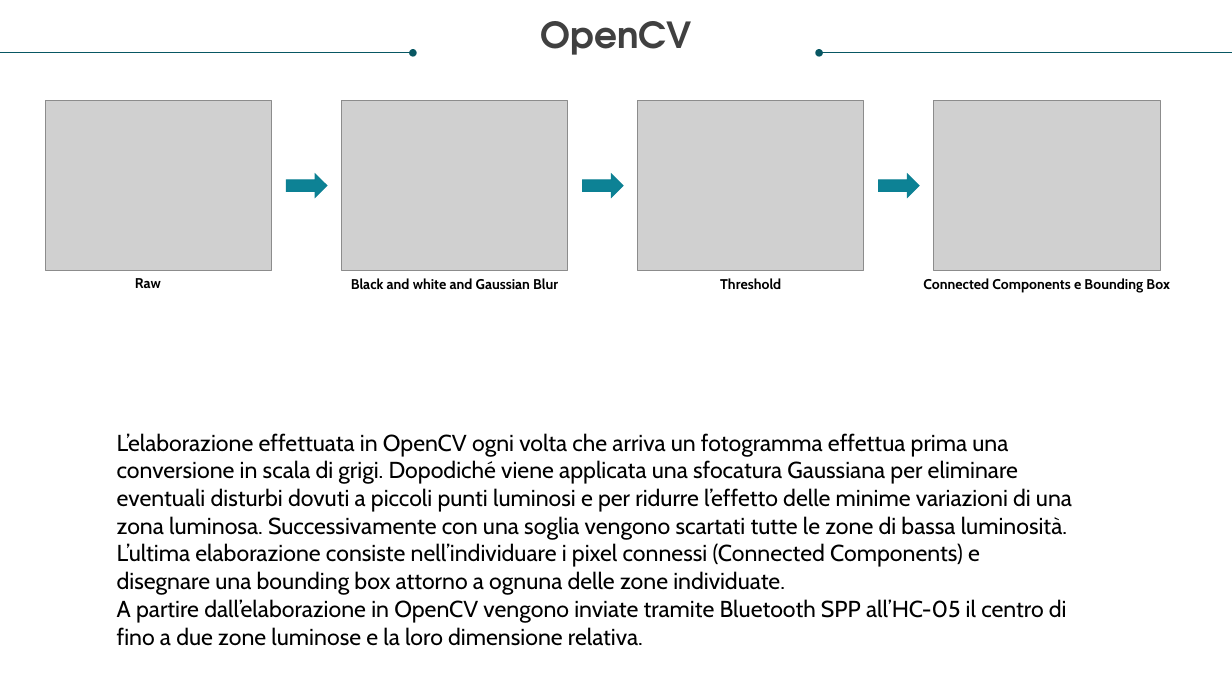
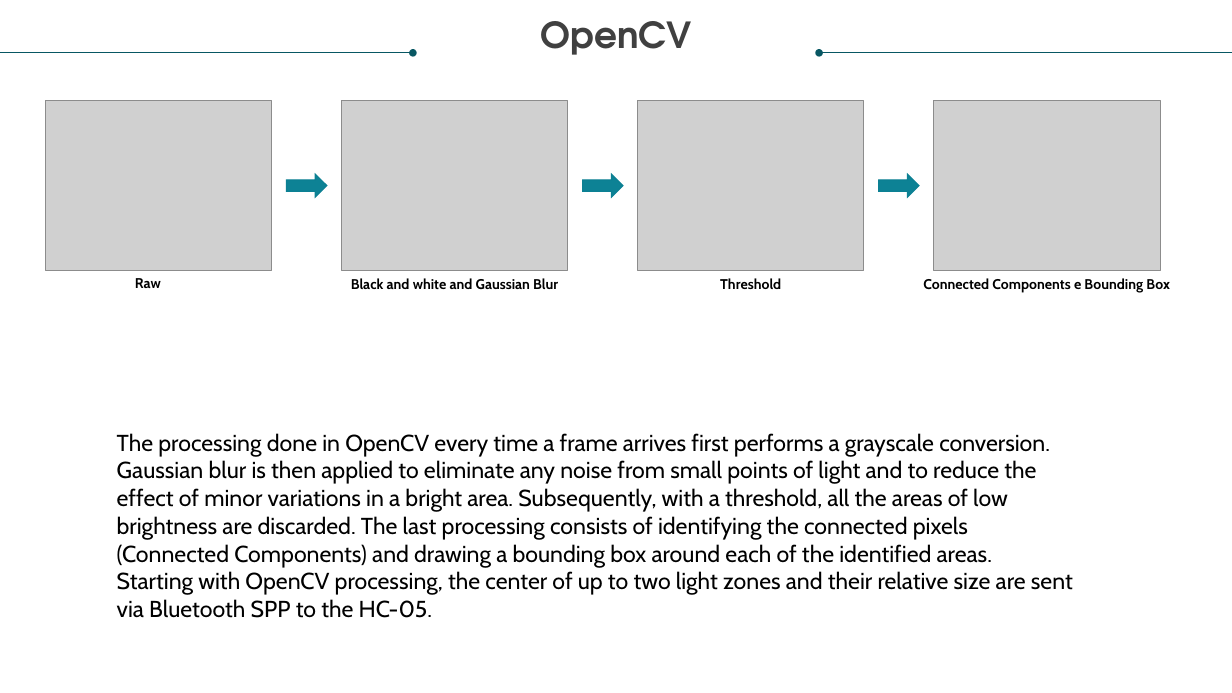
Before and after one commit to RaffaLinux/RaffaLinux.github.io, a slide deck: slide 20 of AndroidMote.pptx. Drawn at 1232x693 pixels with LibreOffice and Linux fonts; fonts in the diff are those of the drawing; grey boxes stand for pictures. Boxes give left, top, right and bottom in pixels: in the first picture for what was removed or moved away, otherwise in the second. Text is boxed around its words. In the diff, an @@ line names an element or a change of style, - is before the commit and + after.

```diff
--- a/AndroidMote.pptx
+++ b/AndroidMote.pptx
@@ text at box(117, 433, 1073, 618): text changed @@
-L’elaborazione effettuata in OpenCV ogni volta che arriva un fotogramma effettua prima una conversione in scala di grigi. Dopodiché viene applicata una sfocatura Gaussiana per eliminare eventuali disturbi dovuti a piccoli punti luminosi e per ridurre l’effetto delle minime variazioni di una zona luminosa. Successivamente con una soglia vengono scartati tutte le zone di bassa luminosità. L’ultima elaborazione consiste nell’individuare i pixel connessi (Connected Components) e disegnare una bounding box attorno a ognuna delle zone individuate.
-A partire dall’elaborazione in OpenCV vengono inviate tramite Bluetooth SPP all’HC-05 il centro di fino a due zone luminose e la loro dimensione relativa.
+The processing done in OpenCV every time a frame arrives first performs a grayscale conversion. Gaussian blur is then applied to eliminate any noise from small points of light and to reduce the effect of minor variations in a bright area. Subsequently, with a threshold, all the areas of low brightness are discarded. The last processing consists of identifying the connected pixels (Connected Components) and drawing a bounding box around each of the identified areas.
+Starting with OpenCV processing, the center of up to two light zones and their relative size are sent via Bluetooth SPP to the HC-05.
```
Also in this commit, not shown: 15 other slides changed, 3 slides added, 3 slides removed.
